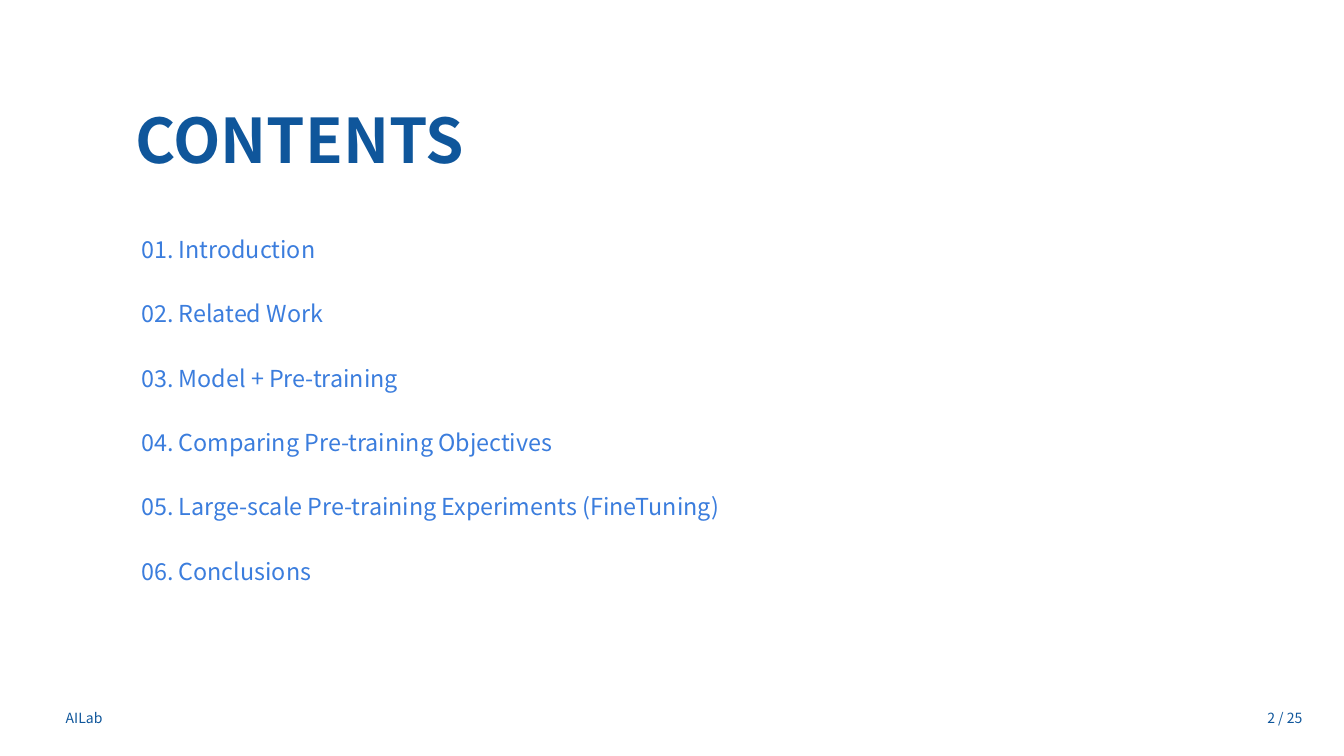
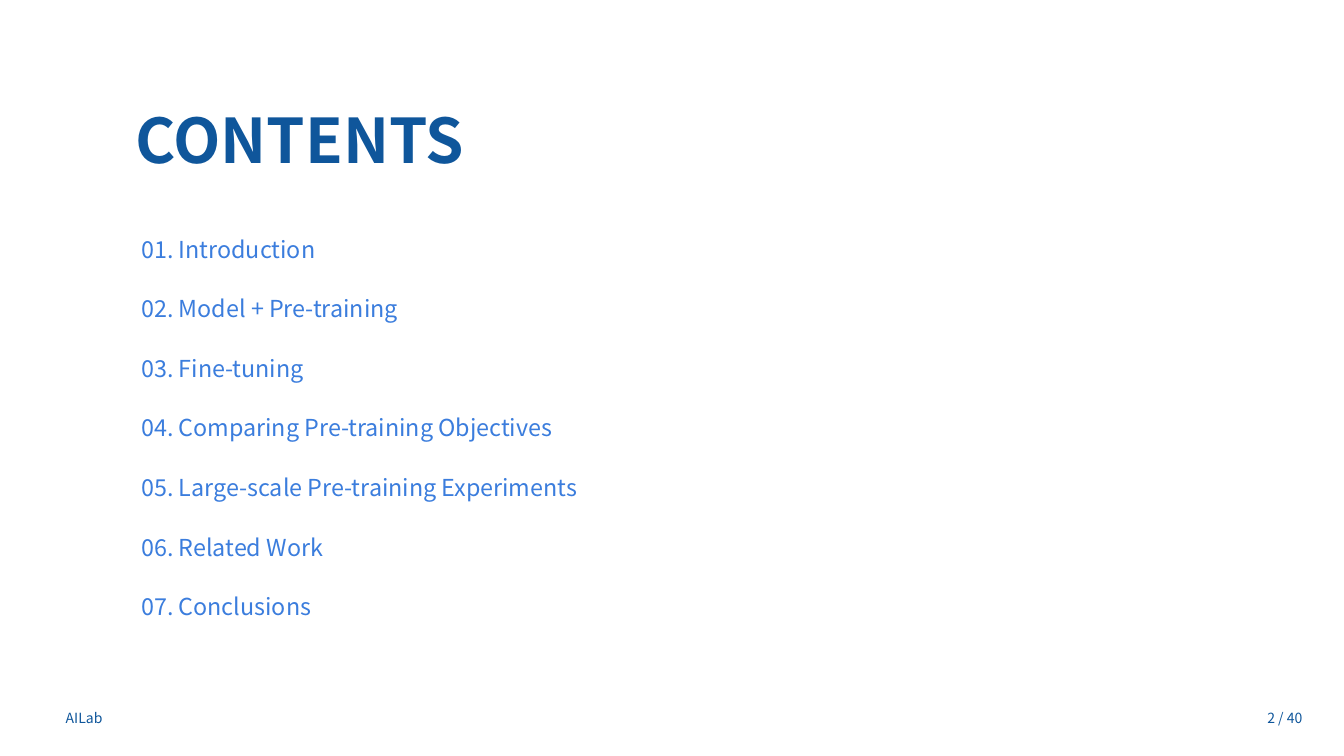
Before and after one commit to Tiabet/Paper-for-ML-DL, a slide deck: slide 2 of 세미나/BART_김정현.pptx. Drawn at 1344x756 pixels with LibreOffice and Linux fonts; fonts in the diff are those of the drawing; background and template pictures are left out. Boxes give left, top, right and bottom in pixels: in the first picture for what was removed or moved away, otherwise in the second. Text is boxed around its words. In the diff, an @@ line names an element or a change of style, - is before the commit and + after.

```diff
--- a/세미나/BART_김정현.pptx
+++ b/세미나/BART_김정현.pptx
@@ text at (x1=141, y1=298, x2=398, y2=323): text changed @@
-03. Model + Pre-training
+02. Model + Pre-training
@@ text added at (x1=141, y1=359, x2=304, y2=383), 25 pt, text #3B7DDD @@
+03. Fine-tuning
@@ text "04. Comparing Pre-training Objectives" moved from (x1=141, y1=432, x2=553, y2=457) to (x1=141, y1=417, x2=553, y2=442) @@
@@ text at (x1=141, y1=477, x2=577, y2=502): text changed @@
-05. Large-scale Pre-training Experiments (FineTuning)
+05. Large-scale Pre-training Experiments
@@ text at (x1=141, y1=537, x2=323, y2=557): text changed @@
-02. Related Work
+06. Related Work
@@ text at (x1=141, y1=596, x2=311, y2=616): text changed @@
-06. Conclusions
+07. Conclusions
@@ page number at (x1=1267, y1=712, x2=1303, y2=723): text changed @@
-2 / 25
+2 / 40
```
Also in this commit, not shown: 6 other slides changed, 30 slides added, 2 slides removed, 8 other files.
